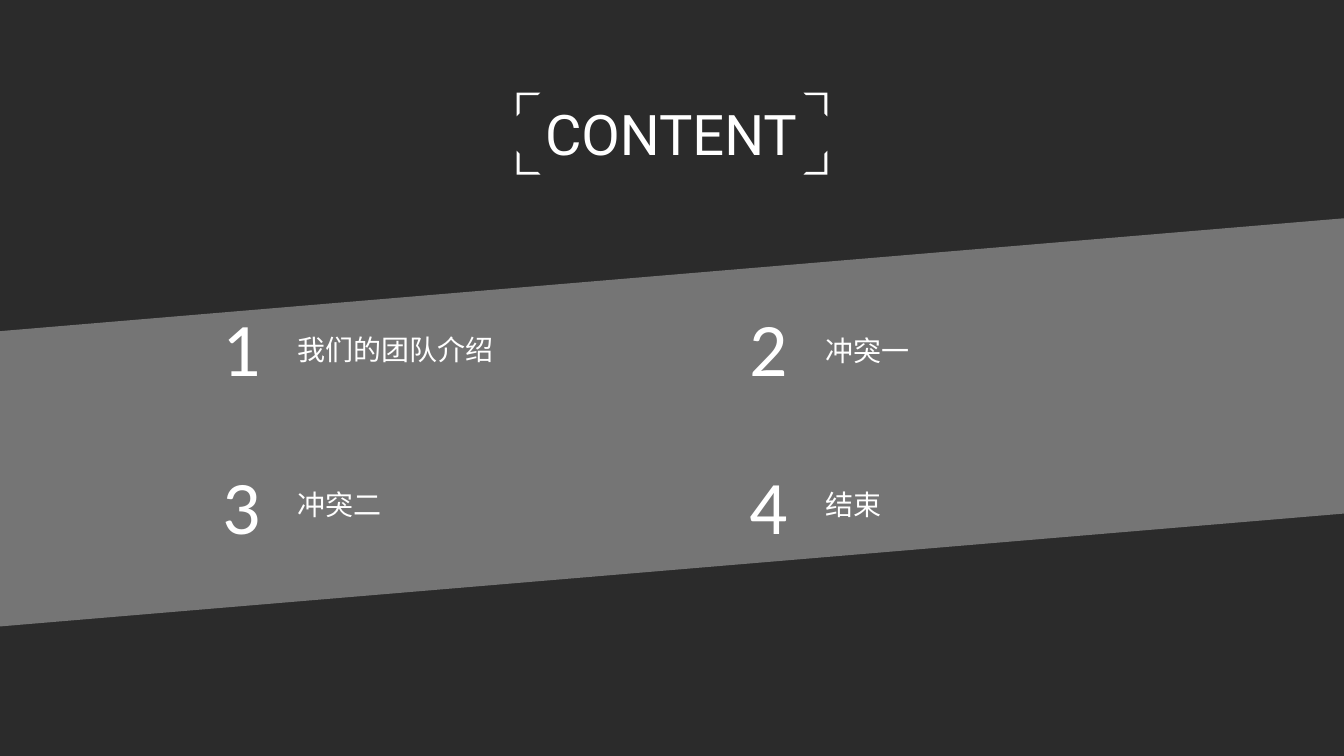
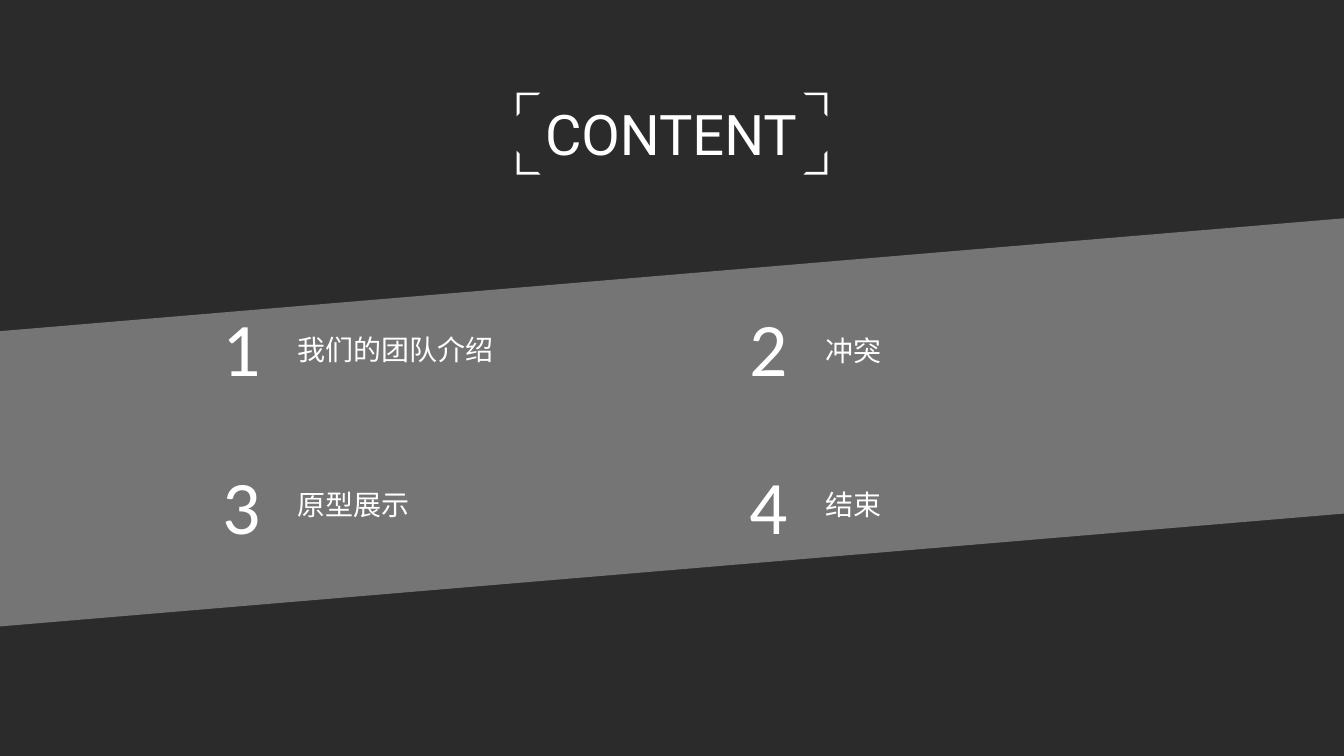
Before and after one commit to SarielX98/PRD2018G14, a slide deck: slide 2 of 受控文档/软件需求工程/3项目执行/PRD2018-G14-JAD会议.pptx. Drawn at 1344x756 pixels with LibreOffice and Linux fonts; fonts in the diff are those of the drawing; background and template pictures are left out; a plain dark background stands for a picture behind light text. Boxes give left, top, right and bottom in pixels: in the first picture for what was removed or moved away, otherwise in the second. Text is boxed around its words. In the diff, an @@ line names an element or a change of style, - is before the commit and + after.

```diff
--- a/受控文档/软件需求工程/3项目执行/PRD2018-G14-JAD会议.pptx
+++ b/受控文档/软件需求工程/3项目执行/PRD2018-G14-JAD会议.pptx
@@ text at <box>825,337,881,363</box>: text changed @@
-冲突一
+冲突
@@ text at <box>297,491,409,517</box>: text changed @@
-冲突二
+原型展示
```
Also in this commit, not shown: 3 other slides changed, 2 slides added, 2 slides removed.
